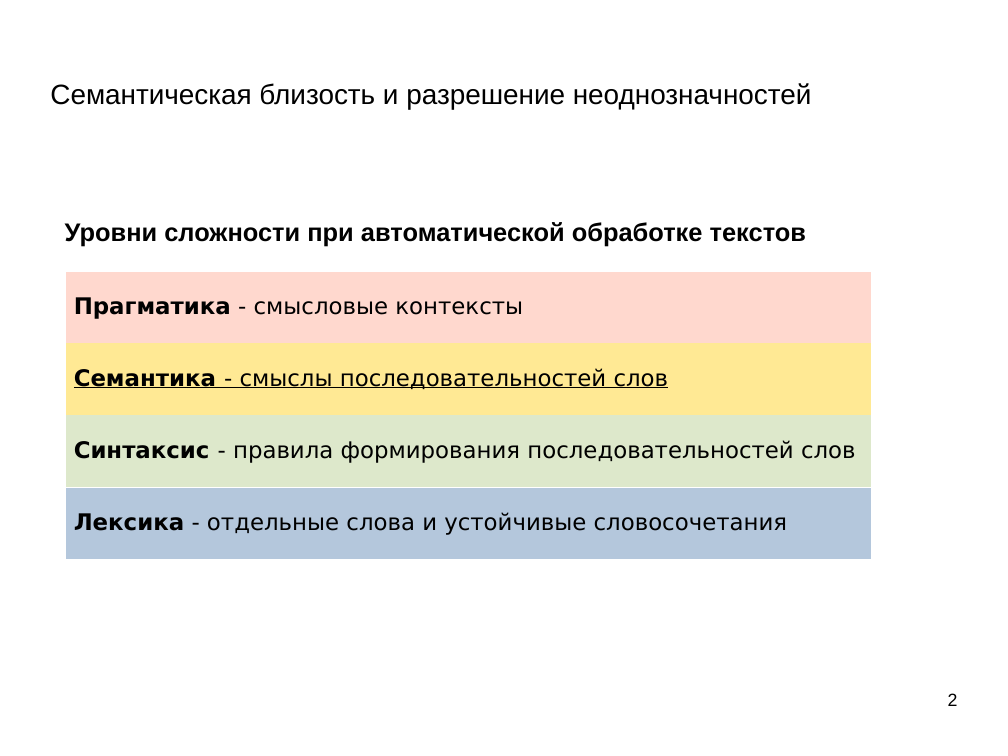
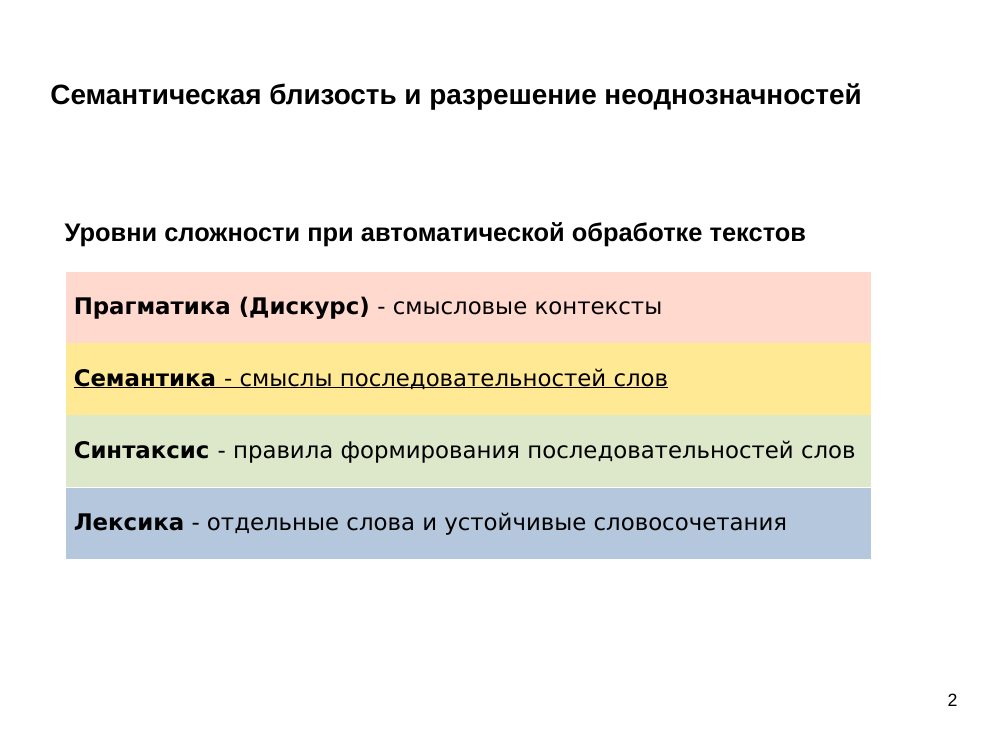
Before and after one commit to mechanoid5/ml_nlp_2022, a slide deck: slide 2 of 11-semantic.odp. Drawn at 1008x756 pixels with LibreOffice and Linux fonts; fonts in the diff are those of the drawing; background and template pictures are left out. Boxes give left, top, right and bottom in pixels: in the first picture for what was removed or moved away, otherwise in the second. Text is boxed around its words. In the diff, an @@ line names an element or a change of style, - is before the commit and + after.

```diff
--- a/11-semantic.odp
+++ b/11-semantic.odp
@@ title "Семантическая близость и разрешение неоднозначностей" at [50,83,861,109]: bold on @@
@@ table at [65,271,872,559] @@
-row 1, column 1: Прагматика - смысловые контексты
+row 1, column 1: Прагматика (Дискурс) - смысловые контексты
```
Also in this commit, not shown: 8 other slides changed, 13 slides added, 2 other files.
